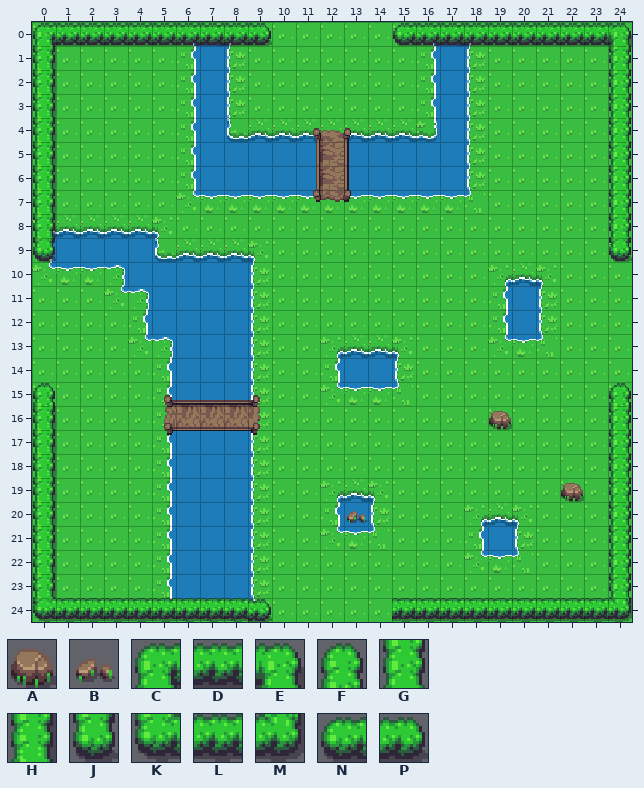
Level history. Tiled map: Assets/TiledMaps/Overworld005.tmx. Above, as it was before the edit.
Cells are 16x16 px. Shown: x 0..24, y 0..24.
Key: from "overworld": A 208, B 210, C 521, D 522, E 523, F 560, G 561, H 563, J 600, K 601, L 602, M 603, N 640, P 641.
_ is an empty cell.
Layers that did not change in this view are not listed.
Layer "Collisions" before, first column x 0:
 0 CDDDDDDDDP_____NDDDDDDDDE
 1 H_______________________G
 2 H_______________________G
 3 H_______________________G
 4 H_______________________G
 5 H_______________________G
 6 H_______________________G
 7 H_______________________G
 8 H_______________________G
 9 J_______________________J
10 _________________________
11 _________________________
12 _________________________
13 _________________________
14 _________________________
15 F_______________________F
16 H__________________A____G
17 H_______________________G
18 H_______________________G
19 H_____________________A_G
20 H____________B__________G
21 H_______________________G
22 H_______________________G
23 H_______________________G
24 KLLLLLLLLP_____LLLLLLLLLM
Once edited:
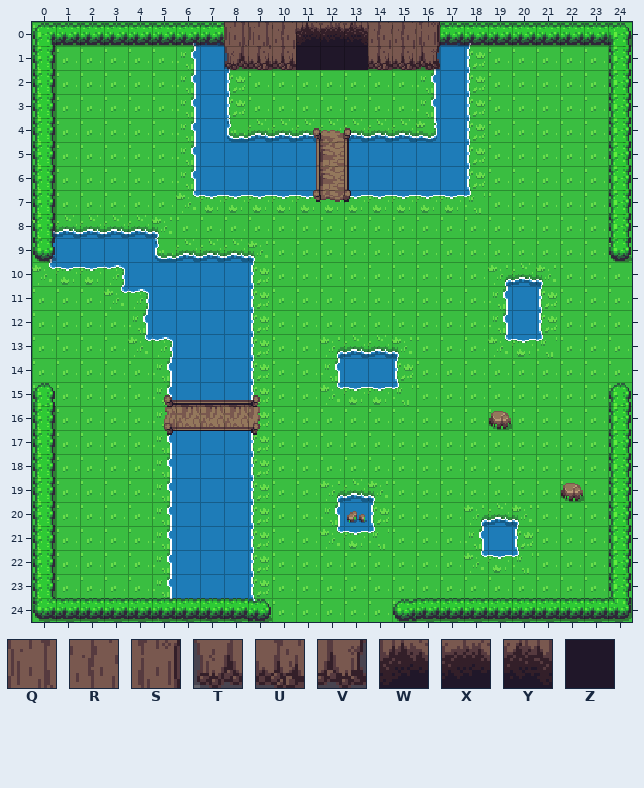
Further tiles: from "overworld": Q 524, R 525, S 526, T 564, U 565, V 566, W 800, X 801, Y 802, Z 1052.
Edits made:
Changed rows in their new state; . is an unchanged cell.
Layer "Collisions":
first column x 8:
 0 QQRWXYRRS
 1 TUUZZZUUV
first column x 15:
24 N
Boxes around the changes in both pictures, in picture pixels (x1, y1, x2, y2):
changed: (224, 22, 440, 70)
changed: (392, 598, 416, 622)
